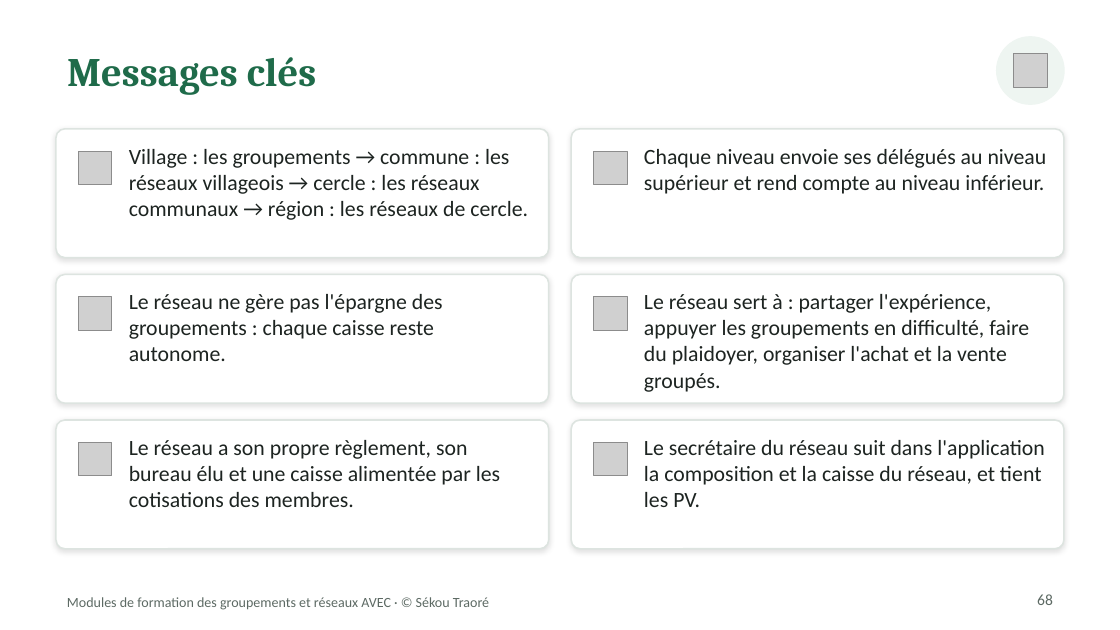
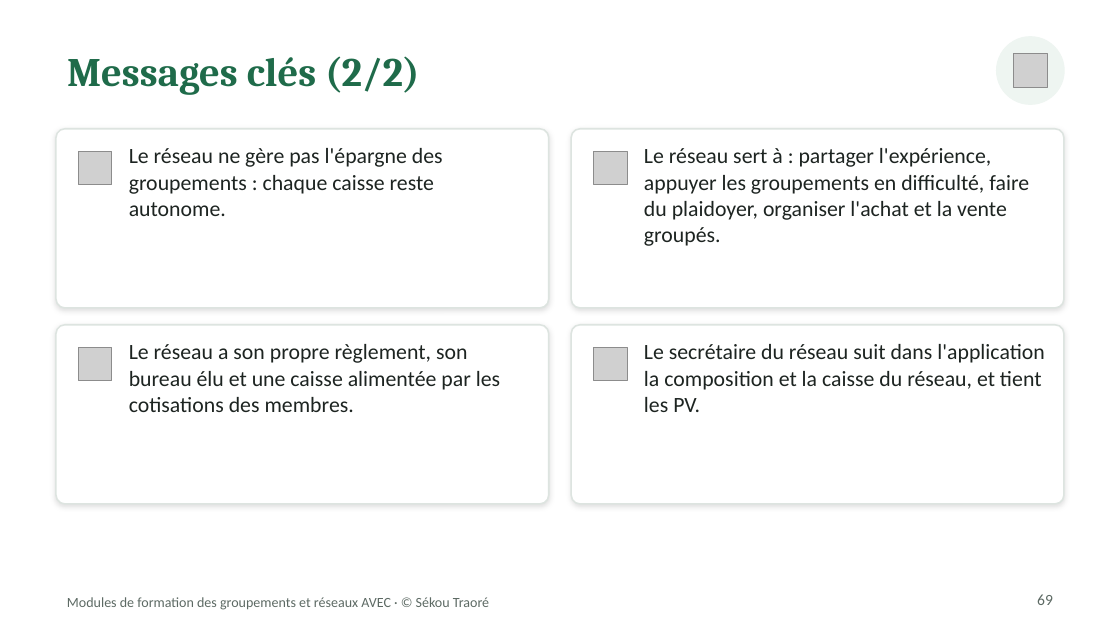
Before and after one commit to traoresekou857-byte/Caisse-Avec, a slide deck: slide 69 of Modules-formation-AVEC.pptx (slide 68 before the commit). Drawn at 1120x630 pixels with LibreOffice and Linux fonts; fonts in the diff are those of the drawing; grey boxes stand for pictures. Boxes give left, top, right and bottom in pixels: in the first picture for what was removed or moved away, otherwise in the second. Text is boxed around its words. In the diff, an @@ line names an element or a change of style, - is before the commit and + after.

```diff
--- a/Modules-formation-AVEC.pptx
+++ b/Modules-formation-AVEC.pptx
@@ title at (67, 56, 419, 95): text changed @@
-Messages clés
+Messages clés (2/2)
@@ rounded rectangle: place and size @@
-rounded rectangle at (56, 129, 549, 258)
+rounded rectangle at (56, 129, 549, 308)
@@ text "Le réseau ne gère pas ...": place and size @@
-text "Le réseau ne gère pas ..." at (129, 294, 443, 361)
+text "Le réseau ne gère pas ..." at (129, 148, 443, 216)
@@ text removed at (129, 149, 528, 220) @@
-Village : les groupements → commune : les réseaux villageois → cercle : les réseaux communaux → région : les réseaux de cercle.
@@ rounded rectangle: place and size @@
-rounded rectangle at (571, 129, 1064, 258)
+rounded rectangle at (571, 129, 1064, 308)
@@ text "Le réseau sert à : ...": place and size @@
-text "Le réseau sert à : ..." at (644, 294, 1029, 392)
+text "Le réseau sert à : ..." at (644, 148, 1029, 246)
@@ text removed at (644, 149, 1047, 194) @@
-Chaque niveau envoie ses délégués au niveau supérieur et rend compte au niveau inférieur.
@@ rounded rectangle: place and size @@
-rounded rectangle at (56, 274, 549, 403)
+rounded rectangle at (56, 325, 549, 504)
@@ proportions changed in 4 elements at (56, 129, 549, 308), (571, 129, 1064, 308), (56, 325, 549, 504), (571, 325, 1064, 504) @@
@@ rounded rectangle: place and size @@
-rounded rectangle at (571, 274, 1064, 403)
+rounded rectangle at (571, 325, 1064, 504)
@@ picture: place and size @@
-picture at (78, 297, 112, 330)
+picture at (78, 347, 112, 381)
@@ text "Le réseau a son propre ...": place and size @@
-text "Le réseau a son propre ..." at (129, 440, 500, 507)
+text "Le réseau a son propre ..." at (129, 344, 500, 412)
@@ picture: place and size @@
-picture at (594, 297, 627, 330)
+picture at (594, 347, 627, 381)
@@ text "Le secrétaire du réseau suit ...": place and size @@
-text "Le secrétaire du réseau suit ..." at (644, 440, 1045, 507)
+text "Le secrétaire du réseau suit ..." at (644, 344, 1045, 412)
@@ rounded rectangle removed at (56, 420, 549, 549) @@
@@ picture removed at (78, 442, 112, 476) @@
@@ rounded rectangle removed at (571, 420, 1064, 549) @@
@@ picture removed at (594, 442, 627, 476) @@
@@ page number at (1037, 594, 1053, 605): text changed @@
-68
+69
```
Also in this commit, not shown: 1 slide added, 2 other files.
